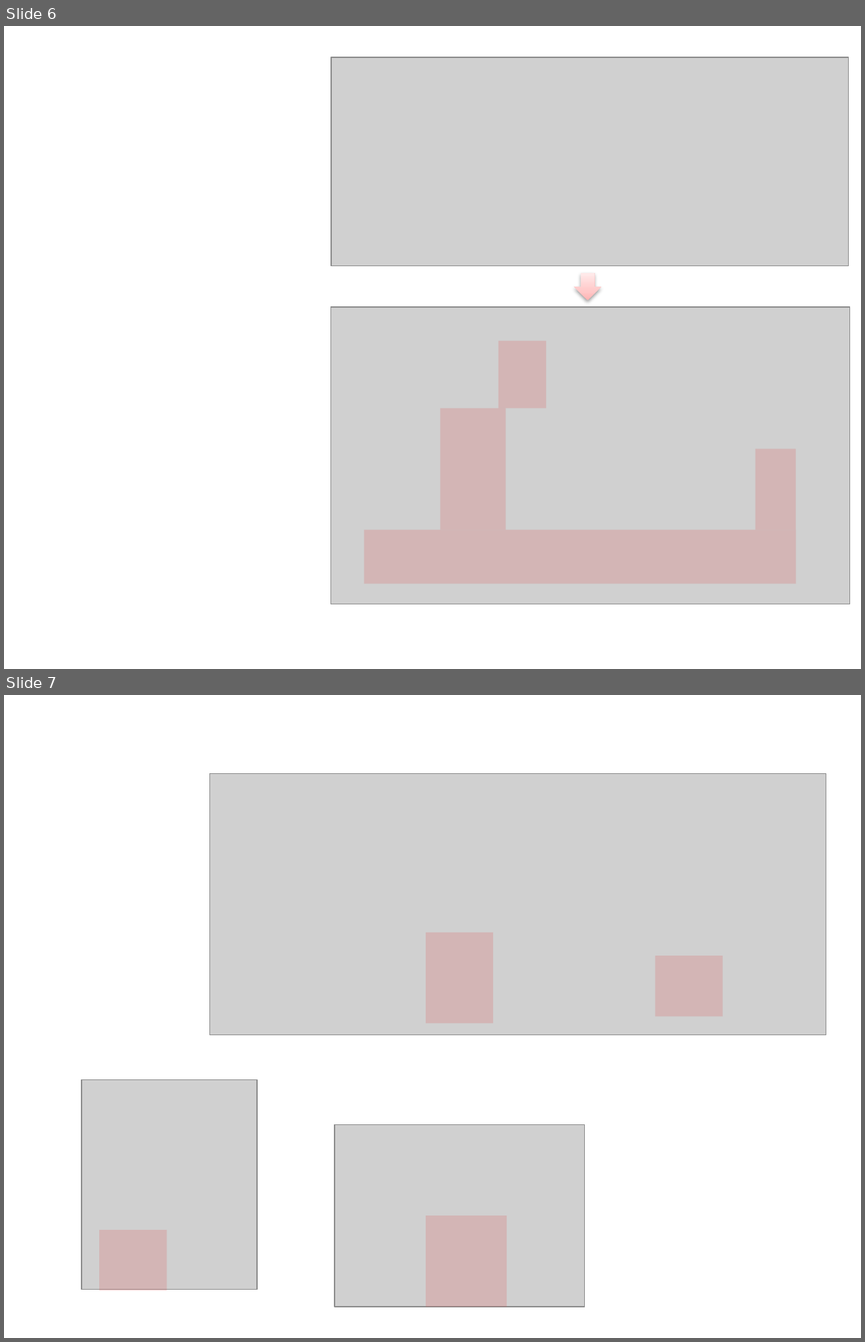
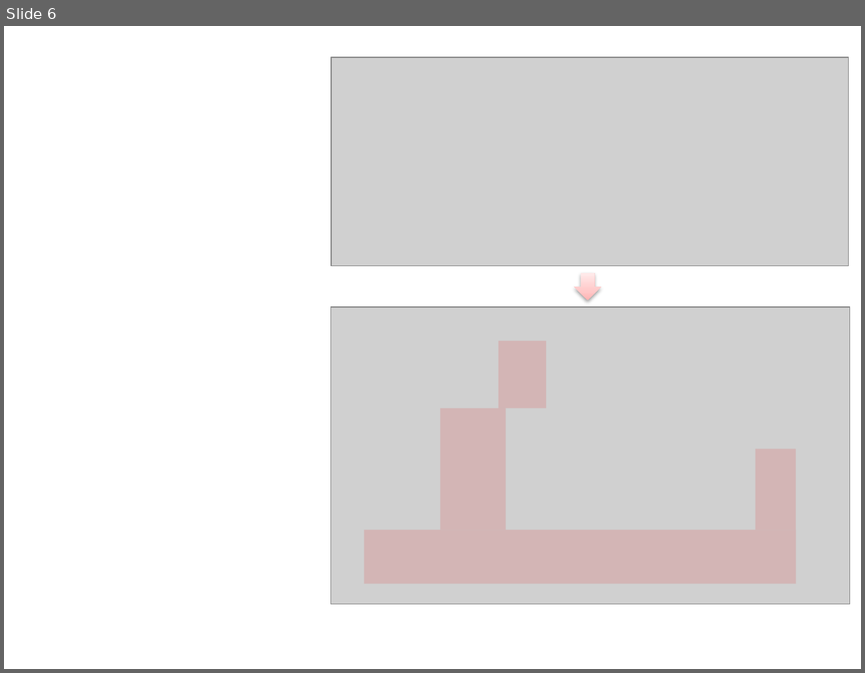
Before and after one commit to camunda-consulting/camunda-7-code-examples, a slide deck: snippets/migrate-third-party-to-camunda/docs/doku.pptx. Shown one above the other, each under a label of ours: slides 6 and 7 before the commit, slide 6 after it. The pictures are 865x1342 and 865x673 pixels, drawn with LibreOffice and Linux fonts; fonts in the diff are those of the drawing; grey boxes stand for pictures. Boxes give left, top, right and bottom in pixels: in the first picture for what was removed or moved away, otherwise in the second. Text is boxed around its words. In the diff, an @@ line names an element or a change of style, - is before the commit and + after.

```diff
--- a/snippets/migrate-third-party-to-camunda/docs/doku.pptx
+++ b/snippets/migrate-third-party-to-camunda/docs/doku.pptx
@@ slide 7 removed at (x1=4, y1=695, x2=861, y2=1338), background #FFFFFF @@
@@ picture removed at (x1=209, y1=774, x2=825, y2=1035) @@
@@ rectangle removed at (x1=426, y1=932, x2=493, y2=1023) @@
@@ rectangle removed at (x1=655, y1=955, x2=723, y2=1016) @@
@@ picture removed at (x1=82, y1=1080, x2=258, y2=1289) @@
@@ picture removed at (x1=334, y1=1124, x2=584, y2=1307) @@
@@ rectangle removed at (x1=426, y1=1215, x2=506, y2=1306) @@
@@ rectangle removed at (x1=99, y1=1229, x2=167, y2=1291) @@
```
Also in this commit, not shown: 2 slides changed, 1 slide added, 21 other files.
